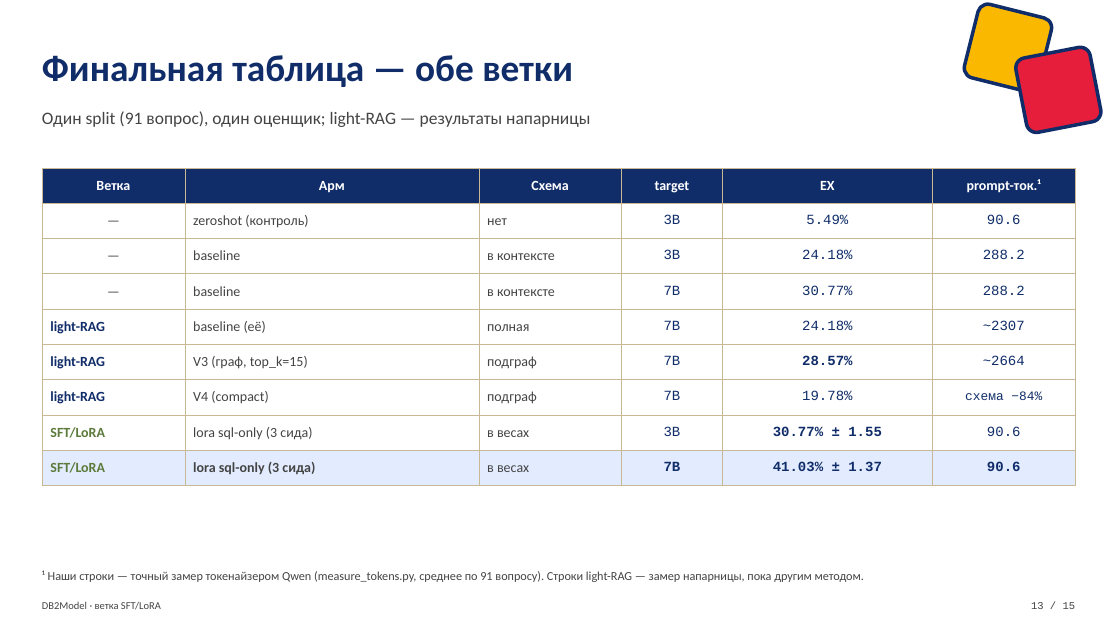
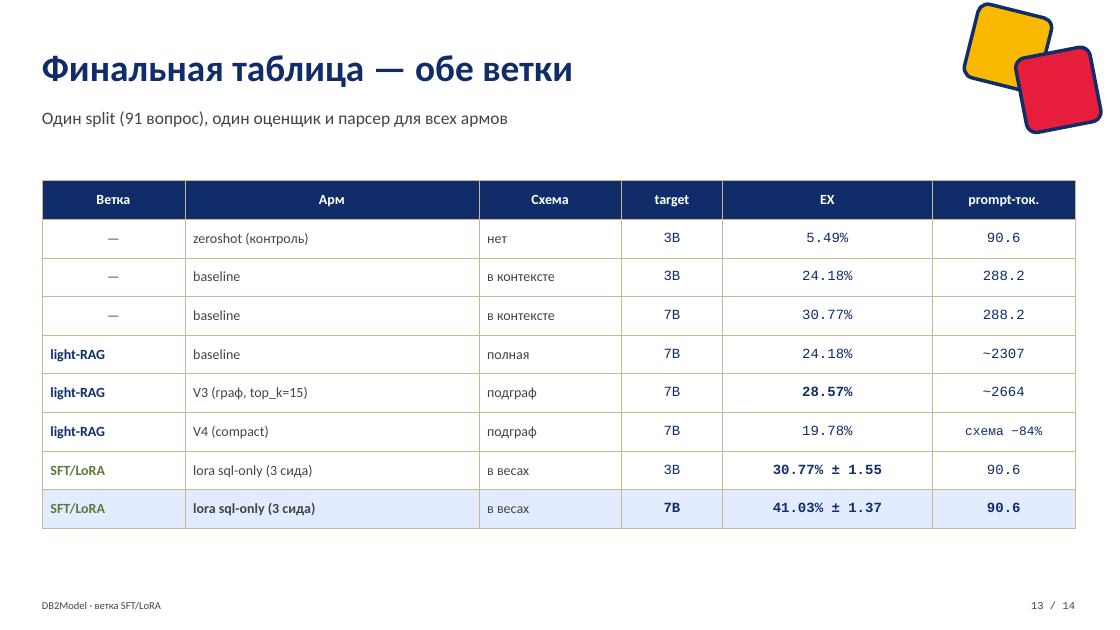
Before and after one commit to VladimirPozdeev06/db2model_lora, a slide deck: slide 13 of db2model/DB2Model_SFT_LoRA_defense.pptx. Drawn at 1120x630 pixels with LibreOffice and Linux fonts; fonts in the diff are those of the drawing. Boxes give left, top, right and bottom in pixels: in the first picture for what was removed or moved away, otherwise in the second. Text is boxed around its words. In the diff, an @@ line names an element or a change of style, - is before the commit and + after.

Commit message:
слайды: убраны сноска про токены, упоминания напарницы и оговорки про сиды; удалён слайд ограничений

```diff
--- a/db2model/DB2Model_SFT_LoRA_defense.pptx
+++ b/db2model/DB2Model_SFT_LoRA_defense.pptx
@@ text at bbox=[42, 111, 508, 127]: text changed @@
-Один split (91 вопрос), один оценщик; light-RAG — результаты напарницы
+Один split (91 вопрос), один оценщик и парсер для всех армов
@@ table at bbox=[42, 181, 1075, 519] @@
-row 1, column 6: prompt-ток.¹
+row 1, column 6: prompt-ток.
-row 5, column 2: baseline (её)
+row 5, column 2: baseline
@@ table: place and size @@
-table at bbox=[42, 168, 1075, 478]
+table at bbox=[42, 181, 1075, 519]
@@ text removed at bbox=[42, 570, 864, 582] @@
-¹ Наши строки — точный замер токенайзером Qwen (measure_tokens.py, среднее по 91 вопросу). Строки light-RAG — замер напарницы, пока другим методом.
@@ text at bbox=[1031, 602, 1076, 609]: text changed @@
-13 / 15
+13 / 14
```
Also in this commit, not shown: 12 other slides changed, 1 slide removed.
